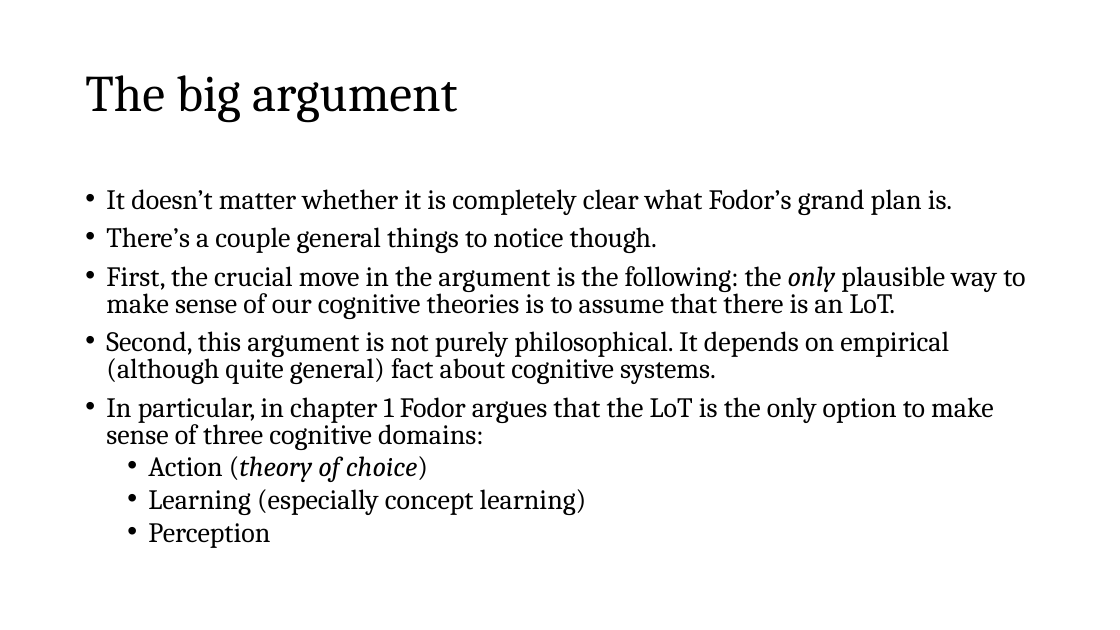
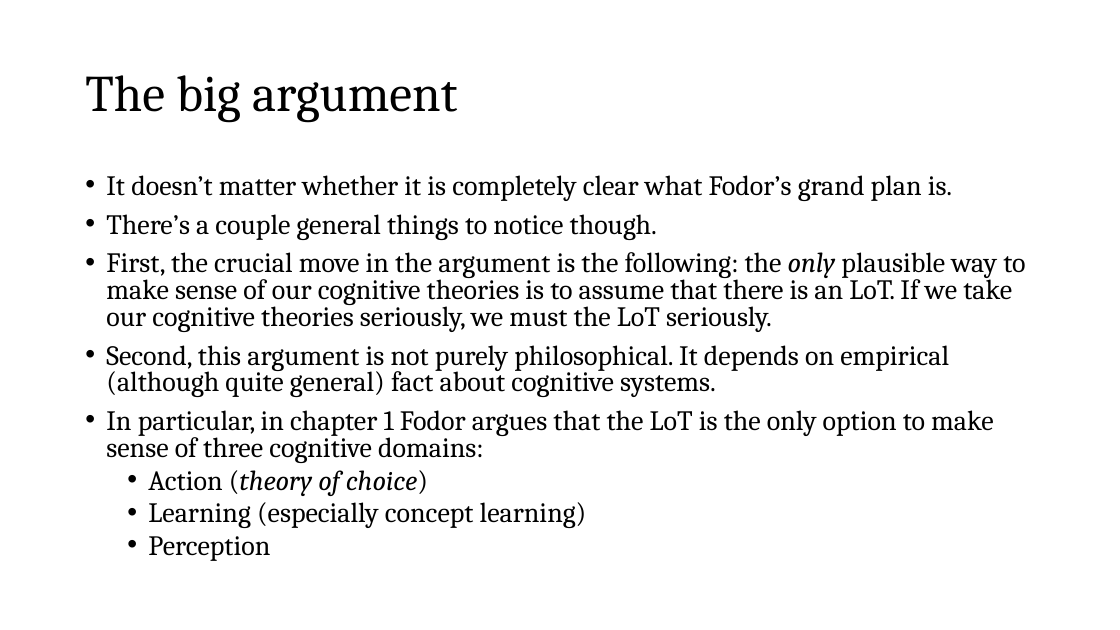
Before and after one commit to thelogicalgrammar/pLoT_course, a slide deck: slide 8 of 2_pLoT_philosophy.pptx. Drawn at 1120x630 pixels with LibreOffice and Linux fonts; fonts in the diff are those of the drawing; background and template pictures are left out. Boxes give left, top, right and bottom in pixels: in the first picture for what was removed or moved away, otherwise in the second. Text is boxed around its words. In the diff, an @@ line names an element or a change of style, - is before the commit and + after.

```diff
--- a/2_pLoT_philosophy.pptx
+++ b/2_pLoT_philosophy.pptx
@@ text at bbox=[106, 252, 1025, 332]: text changed @@
-• First, the crucial move in the argument is the following: the only plausible way to make sense of our cognitive theories is to assume that there is an LoT.
+• First, the crucial move in the argument is the following: the only plausible way to make sense of our cognitive theories is to assume that there is an LoT. If we take our cognitive theories seriously, we must the LoT seriously.
```
Also in this commit, not shown: 4 other slides changed, 29 other files.
